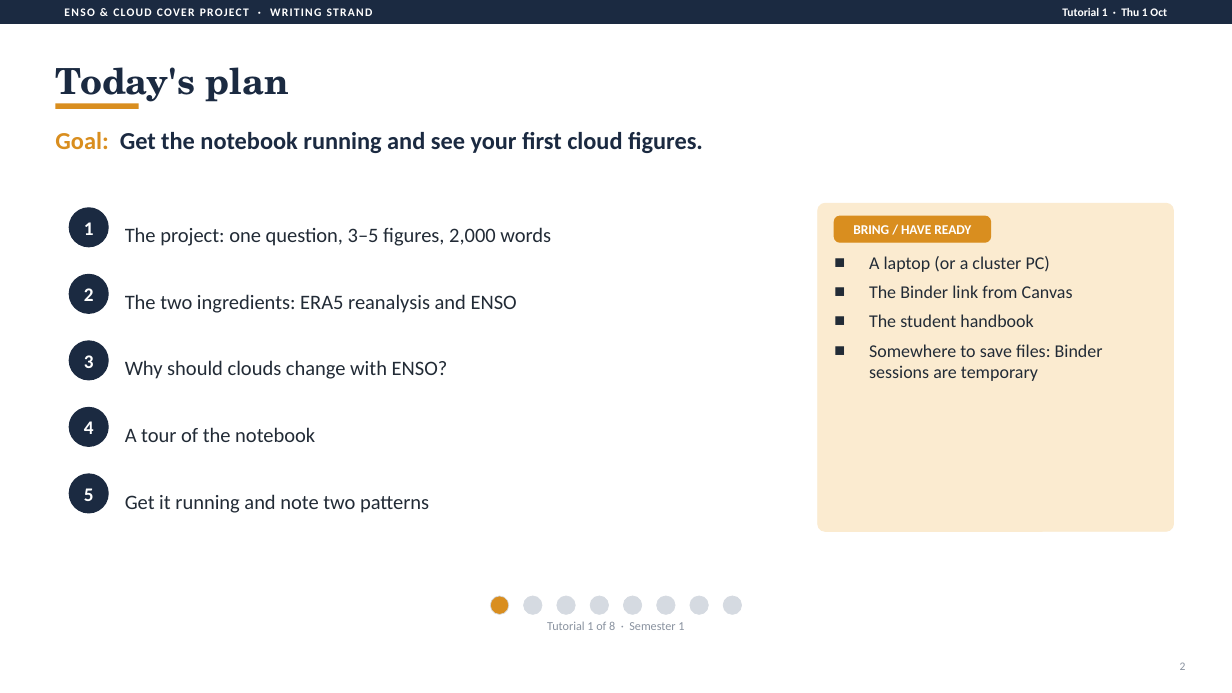
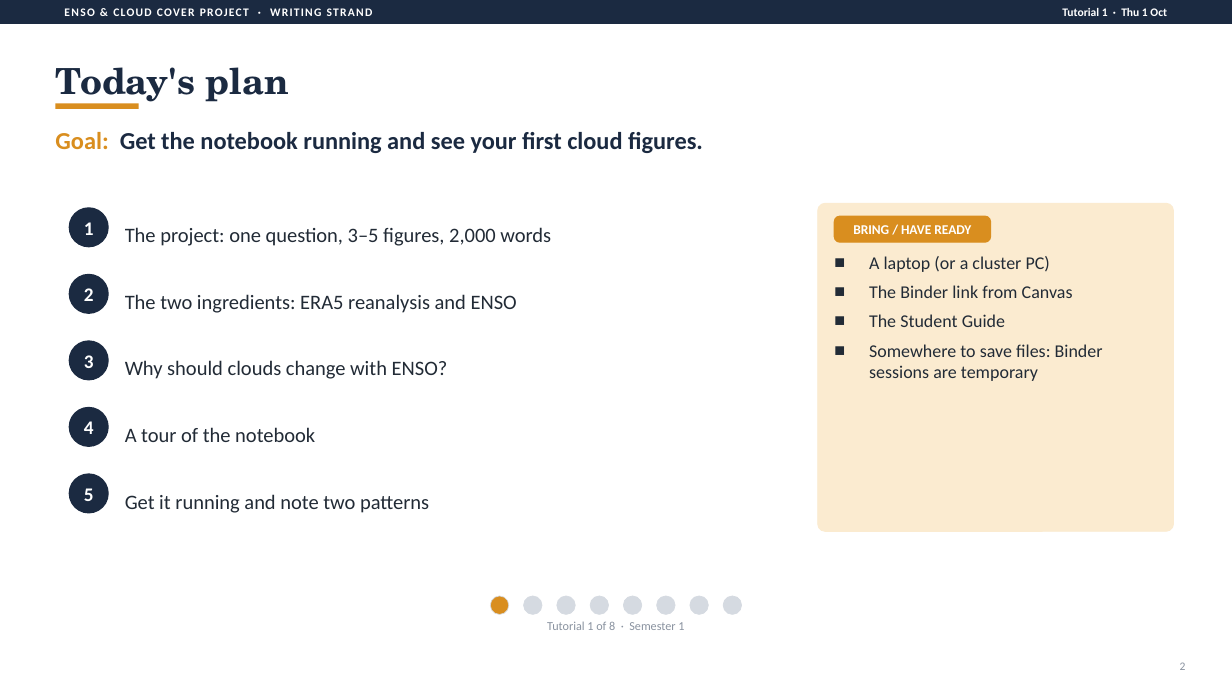
Before and after one commit to UoM-maul1609/tutorial-schedule-1, a slide deck: slide 2 of analyses-project/guidance/W1_Project_launch.pptx. Drawn at 1232x693 pixels with LibreOffice and Linux fonts; fonts in the diff are those of the drawing. Boxes give left, top, right and bottom in pixels: in the first picture for what was removed or moved away, otherwise in the second. Text is boxed around its words. In the diff, an @@ line names an element or a change of style, - is before the commit and + after.

```diff
--- a/analyses-project/guidance/W1_Project_launch.pptx
+++ b/analyses-project/guidance/W1_Project_launch.pptx
@@ text at box(869, 314, 1005, 327): text changed @@
-■ The student handbook
+■ The Student Guide
```
Also in this commit, not shown: 2 other slides changed, 19 other files.
